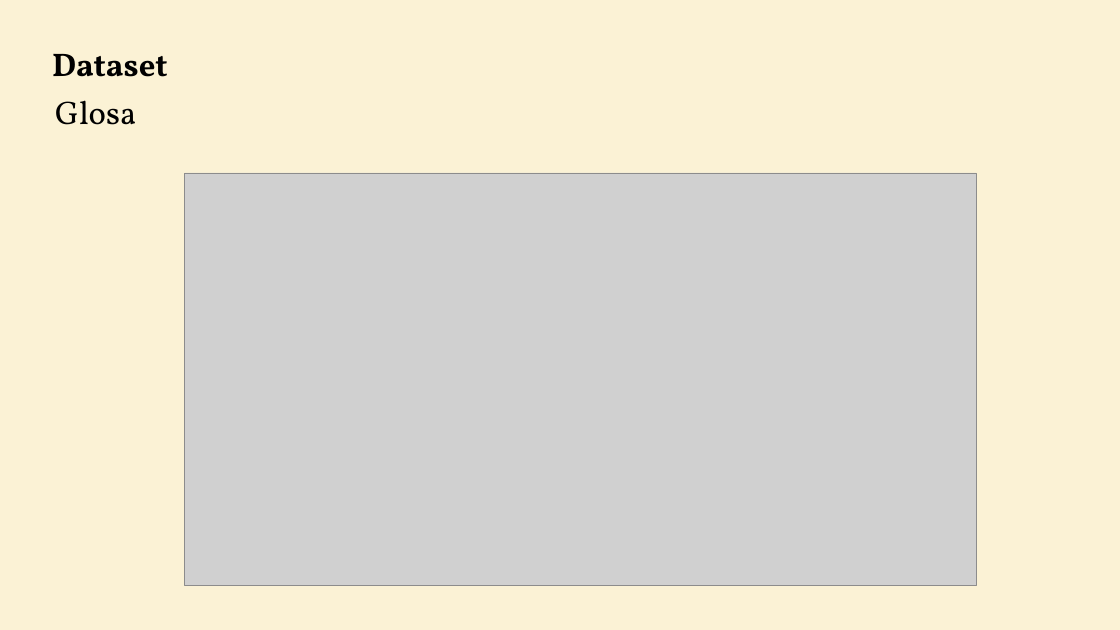
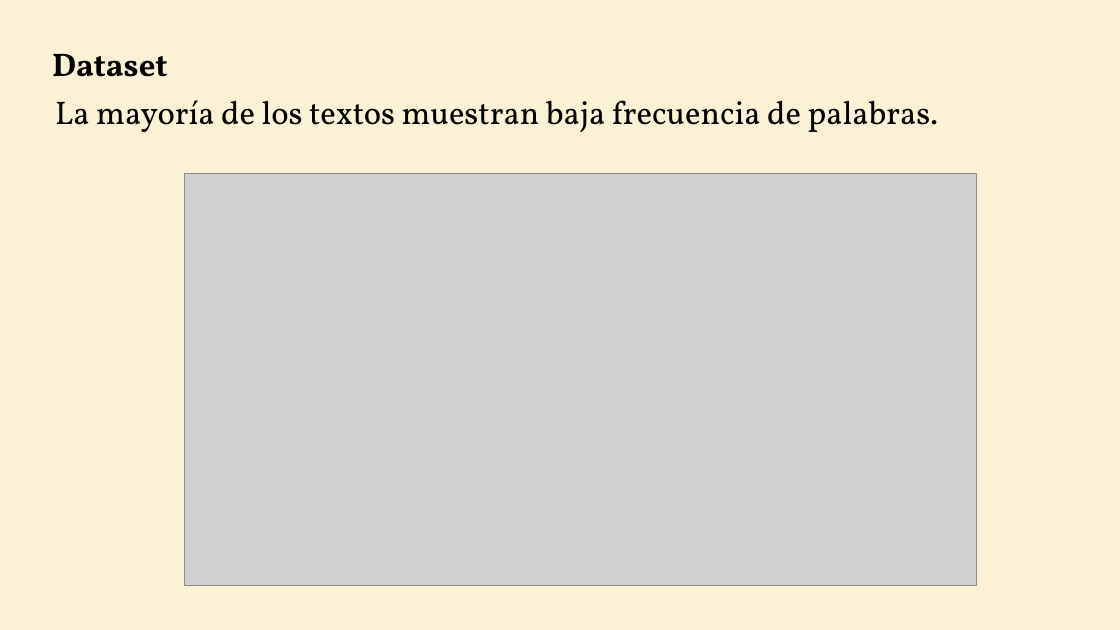
Before and after one commit to WilderGitHub/MCD, a slide deck: slide 5 of II. 08 Minería de Datos II/Proyecto Final.pptx (slide 3 before the commit). Drawn at 1120x630 pixels with LibreOffice and Linux fonts; fonts in the diff are those of the drawing; grey boxes stand for pictures. Boxes give left, top, right and bottom in pixels: in the first picture for what was removed or moved away, otherwise in the second. Text is boxed around its words. In the diff, an @@ line names an element or a change of style, - is before the commit and + after.

```diff
--- a/II. 08 Minería de Datos II/Proyecto Final.pptx
+++ b/II. 08 Minería de Datos II/Proyecto Final.pptx
@@ text at [55, 100, 938, 132]: text changed @@
-Glosa
+La mayoría de los textos muestran baja frecuencia de palabras.
```
Also in this commit, not shown: 1 other slide changed, 13 slides added, 8 slides removed, 1 other file.
